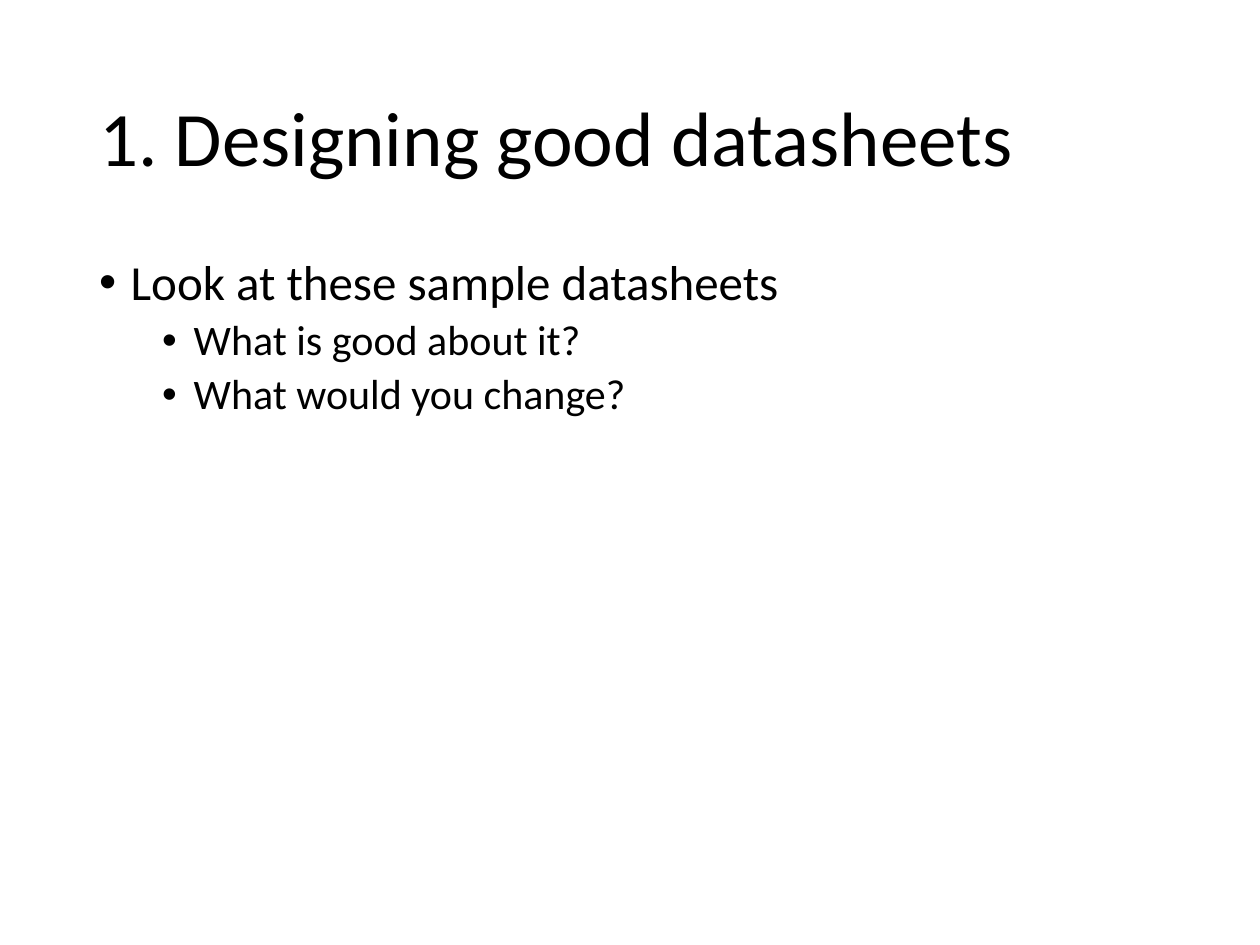
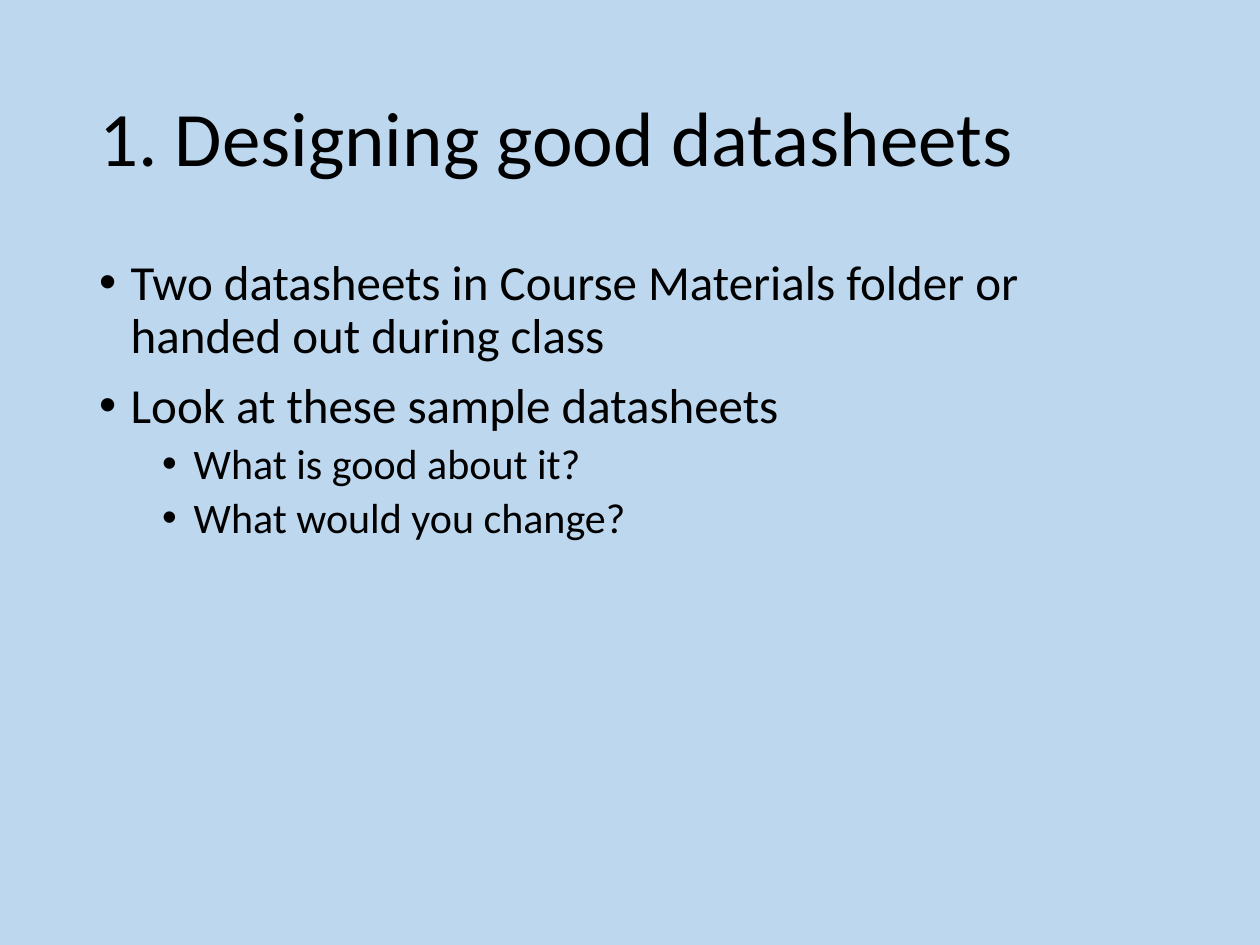
Before and after one commit to EEOB590A-Data-Science-in-R-Fall2021/CourseMaterials, a slide deck: slide 5 of 2. Data Management/Wk4 - Datasheets and Coding with Style.pptx (slide 3 before the commit). Drawn at 1260x945 pixels with LibreOffice and Linux fonts; fonts in the diff are those of the drawing. Boxes give left, top, right and bottom in pixels: in the first picture for what was removed or moved away, otherwise in the second. Text is boxed around its words. In the diff, an @@ line names an element or a change of style, - is before the commit and + after.

Commit message:
update files for today's class

```diff
--- a/2. Data Management/Wk4 - Datasheets and Coding with Style.pptx
+++ b/2. Data Management/Wk4 - Datasheets and Coding with Style.pptx
@@ background #FFFFFF to #BDD7EE @@
@@ text at <box>131,266,1018,362</box>: paragraph added @@
+• Two datasheets in Course Materials folder or handed out during class
```
Also in this commit, not shown: 10 other slides changed, 7 slides added, 6 other files.
